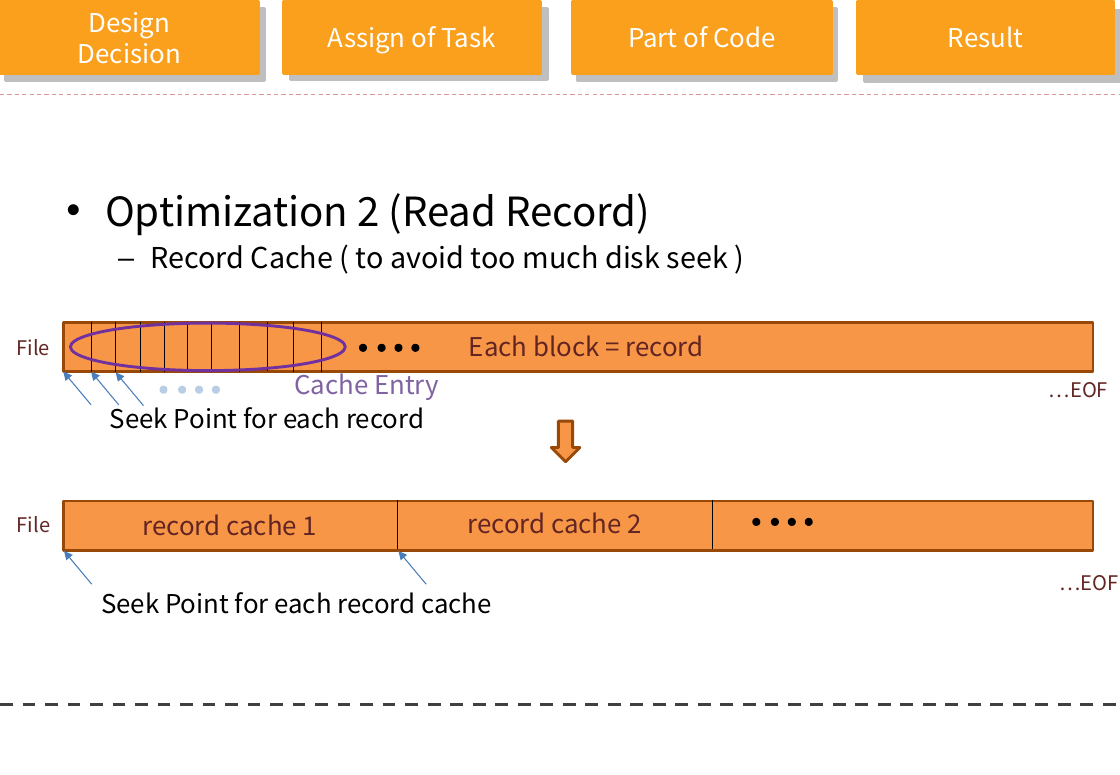
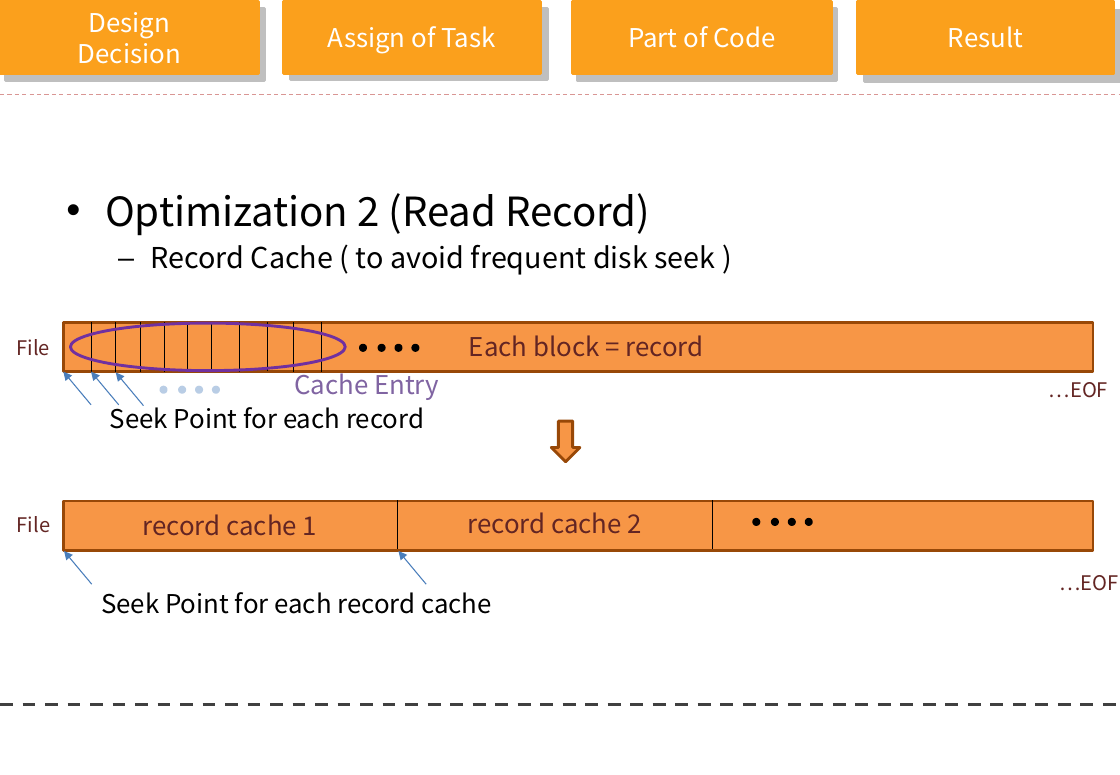
Before and after one commit to clover3/orange, a slide deck: slide 26 of Document/orange_progress.pptx (slide 21 before the commit). Drawn at 1120x775 pixels with LibreOffice and Linux fonts; fonts in the diff are those of the drawing; background and template pictures are left out. Boxes give left, top, right and bottom in pixels: in the first picture for what was removed or moved away, otherwise in the second. Text is boxed around its words. In the diff, an @@ line names an element or a change of style, - is before the commit and + after.

```diff
--- a/Document/orange_progress.pptx
+++ b/Document/orange_progress.pptx
@@ text at (150,244,716,275): text changed @@
-  – Record Cache ( to avoid too much disk seek )
+  – Record Cache ( to avoid frequent disk seek )
```
Also in this commit, not shown: 6 other slides changed, 11 slides added, 3 slides removed.
